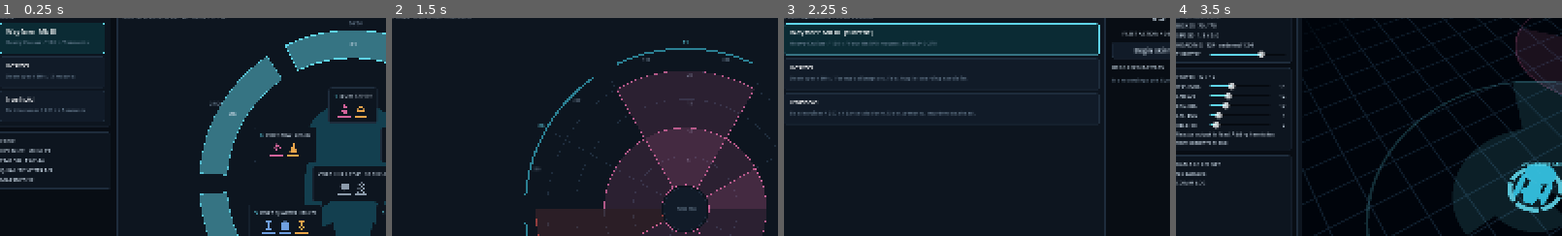
Above: before the commit, frames 1-4 (left to right).
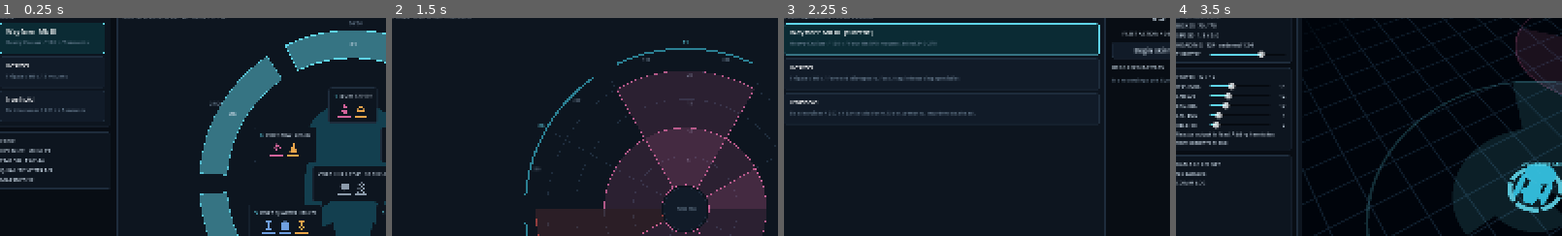
Above: after the commit, the same moments.

Repository: RubenTipparach/the-federation
Game: Godot game, scene res://scenes/main.tscn
Same seed, same stepped clock (60 frames per second), same inputs: the game is played once before the commit and once after it.
Inputs:
- Up to frame 1 (0.25 s): no input
- Up to frame 2 (1.5 s): click "Fitting and SSD" at 0.5 s; click "Mounts and arcs" at 1.25 s
- Up to frame 3 (2.25 s): click "Skirmish" at 2 s
- Up to frame 4 (3.5 s): click "Begin skirmish" at 2.75 s
The pictures show only the part of the screen within x 2-52%, y 9-59%; the shares and areas given below are measured in that part.

The runs differ from the first frame. In frame 1, 0.1% of the frame differs, in the area x 2-20%, y 26-28%; in frame 2, nothing differs; in frame 3, 0.3%, in the area x 2-48%, y 26-29%; in frame 4, nothing differs.

Commit message:
Add a painted frigate in the project's own ship art style
The Kestrel is a frigate now, with its own hull rather than a borrowed
cruiser. Silhouette follows the Okinawa tradition described in docs/12:
saucer forward and dominant, a short angular spine, a small engineering
body, and two nacelles held high on swept pylons. 96 vertices, 160
triangles, no geometry taken from any reference, only proportions.

The art follows the examples in docs/examples/ship-art rather than a PBR
workflow: one small hand painted diffuse atlas with flat panels and hard
outlines in that palette, off white hull, charcoal panelling, steel blue
accents and rust trim, plus a separate mostly black lights map carrying
only windows, the deflector, and the drive glow.

tools/gen_ship_frigate.py writes all three files, so the mesh now carries
texture coordinates and the OBJ writer emits them. A hull may name its own
material in ships.json, and one that does keeps it instead of being flooded
with the allegiance tint.

Co-Authored-By: Claude Opus 5 <noreply@anthropic.com>
Claude-Session: https://claude.ai/code/session_01CvwCzyN7nJMTRzM6y36WyC

Diff:
--- /dev/null
+++ b/assets/materials/mat_hull_frigate.tres
@@ -0,0 +1,18 @@
+[gd_resource type="StandardMaterial3D" load_steps=3 format=3]
+
+; The frigate's painted look: one diffuse atlas and one emissive lights map,
+; matching the author's own ship art in docs/examples/ship-art. Unshaded is
+; deliberately off: the flat panels want a little shading to read as a hull
+; from the tactical camera, but the light map does the windows and the drive.
+
+[ext_resource type="Texture2D" path="res://assets/textures/hull_frigate_diffuse.png" id="1"]
+[ext_resource type="Texture2D" path="res://assets/textures/hull_frigate_lights.png" id="2"]
+
+[resource]
+albedo_texture = ExtResource("1")
+texture_filter = 0
+roughness = 0.75
+metallic = 0.05
+emission_enabled = true
+emission_energy_multiplier = 1.8
+emission_texture = ExtResource("2")
--- a/data/ships.json
+++ b/data/ships.json
@@ -31,9 +31,10 @@
       }
     },
     "kestrel": {
-      "name": "Kestrel", "cls": "Destroyer", "tonnage": 60, "playable": true,
+      "name": "Kestrel", "cls": "Frigate", "tonnage": 60, "playable": true,
       "note": "Forward disruptors. Fast, fragile boarding specialist.",
-      "mesh": "res://assets/meshes/hull_cruiser.obj",
+      "mesh": "res://assets/meshes/hull_frigate.obj",
+      "material": "res://assets/materials/mat_hull_frigate.tres",
       "cargo_space": 16,
       "budgets": { "space": 72, "power": 24, "mass": 70, "crew": 68 },
       "base_load": { "space": 44, "mass": 44, "crew": 52, "power_draw": 12 },
--- a/src/ui/ship_rig.gd
+++ b/src/ui/ship_rig.gd
@@ -44,6 +44,13 @@
 	var mesh_path: String = String(state.fit.hull().get("mesh", ""))
 	if not mesh_path.is_empty() and ResourceLoader.exists(mesh_path):
 		$Hull.mesh = load(mesh_path)
+
+	# A hull that ships its own painted material keeps it. Only untextured
+	# hulls fall back to the allegiance tint, so a painted ship looks painted
+	# rather than being flooded with team colour.
+	var material_path: String = String(state.fit.hull().get("material", ""))
+	if not material_path.is_empty() and ResourceLoader.exists(material_path):
+		$Hull.material_override = load(material_path)
 
 	# Bigger hulls read bigger: scale by tonnage, presentation only.
 	var tonnage: float = float(state.fit.hull()["tonnage"])
Not shown, added: assets/meshes/hull_frigate.obj
Binary file added: assets/textures/hull_frigate_diffuse.png
Binary file added: assets/textures/hull_frigate_lights.png
Not shown, added: tools/gen_ship_frigate.py
